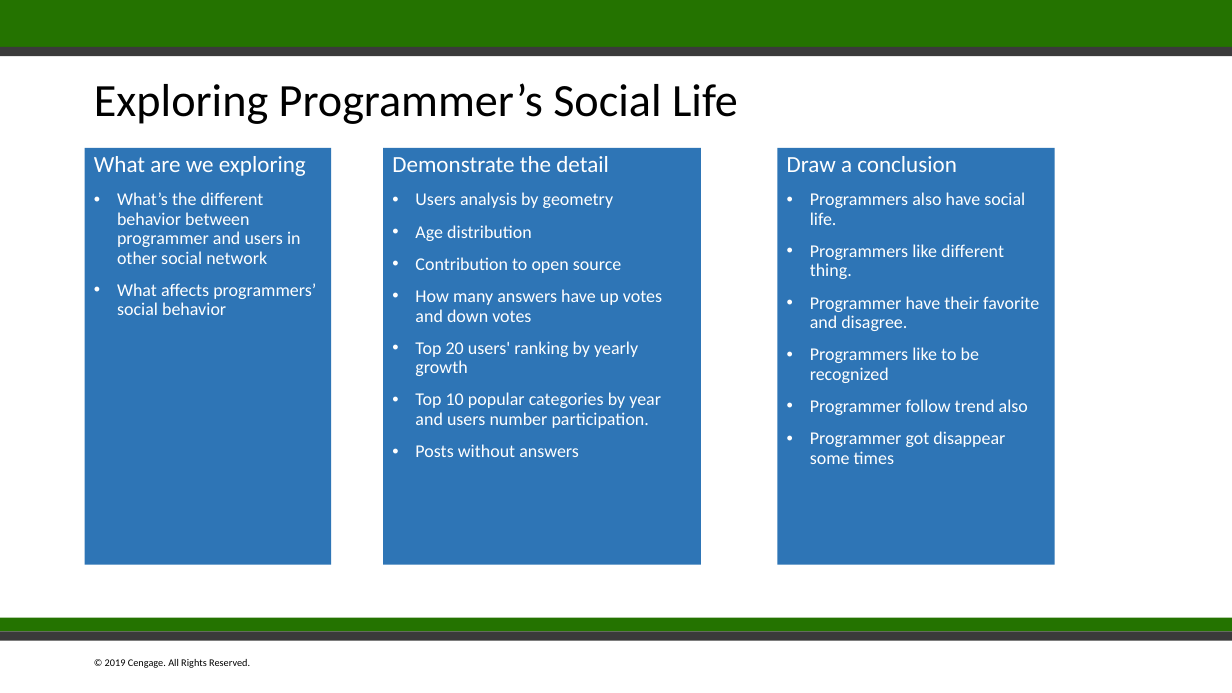
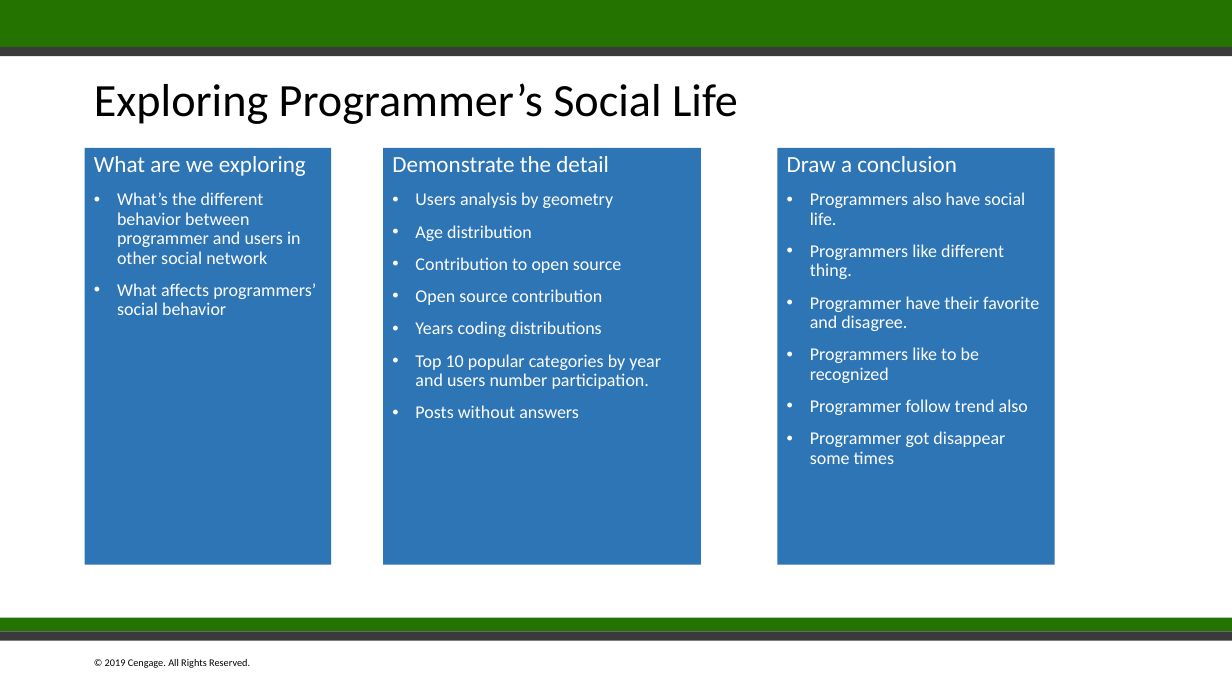
Before and after one commit to billyean/anna, a slide deck: slide 3 of Stackoverflow Programmer's Story.pptx. Drawn at 1232x693 pixels with LibreOffice and Linux fonts; fonts in the diff are those of the drawing. Boxes give left, top, right and bottom in pixels: in the first picture for what was removed or moved away, otherwise in the second. Text is boxed around its words. In the diff, an @@ line names an element or a change of style, - is before the commit and + after.

```diff
--- a/Stackoverflow Programmer's Story.pptx
+++ b/Stackoverflow Programmer's Story.pptx
@@ text in rectangle at bbox=[415, 321, 602, 337]: text changed @@
-• How many answers have up votes and down votes
-• Top 20 users' ranking by yearly growth
+• Open source contribution
+• Years coding distributions
```
Also in this commit, not shown: 9 slides added, 1 slide removed.
